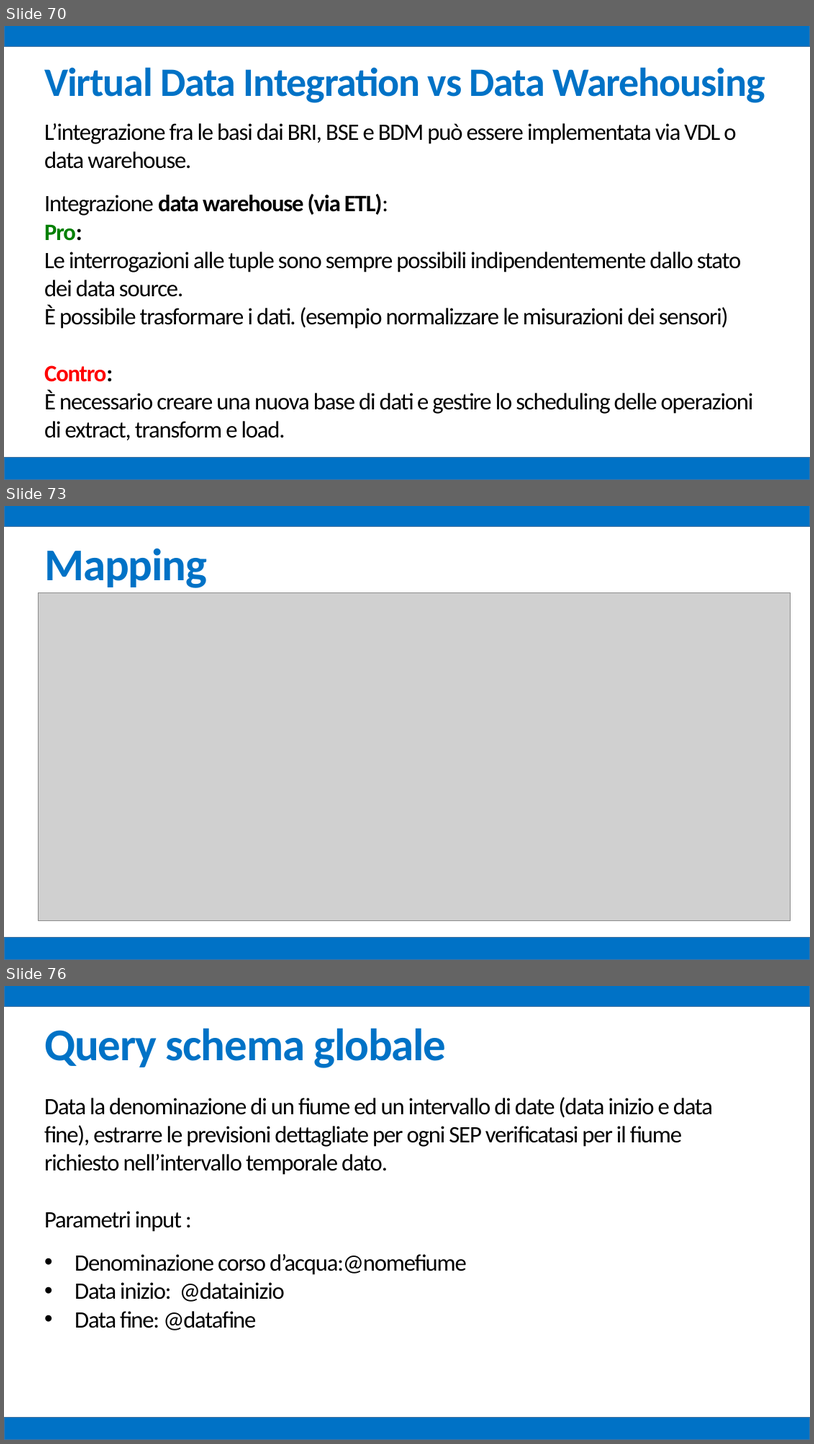
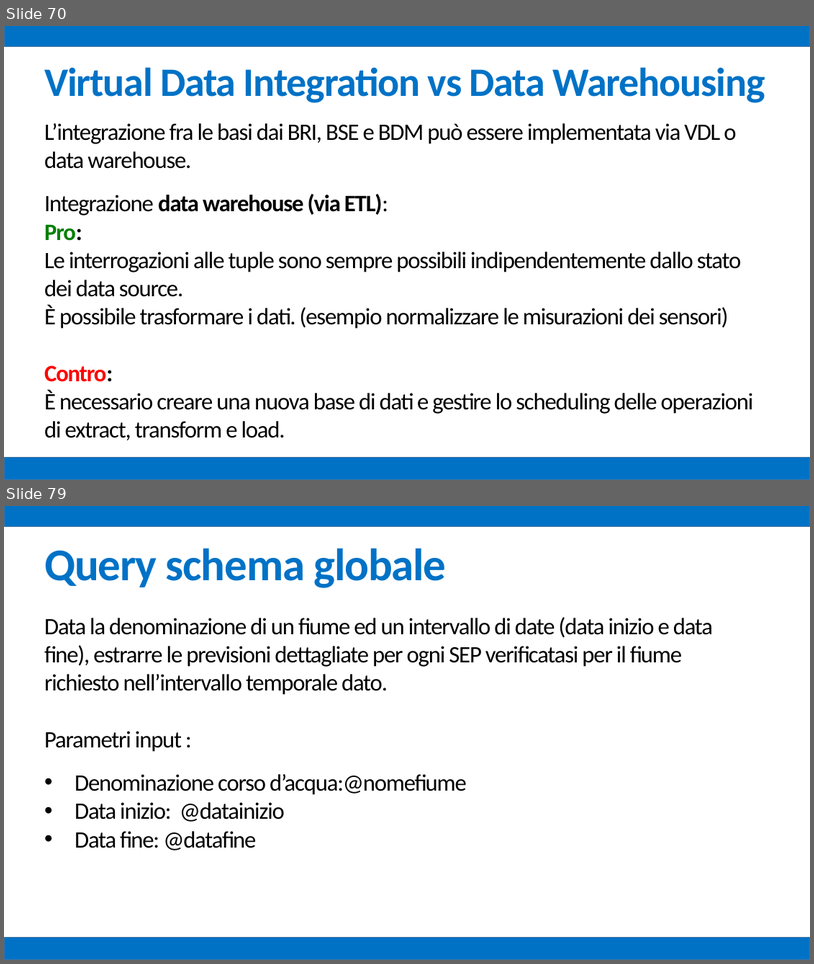
Before and after one commit to mz1991/ProgettoFebbraio2015, a slide deck: Febbraio 2015.pptx. Shown one above the other, each under a label of ours: slides 70, 73 and 76 before the commit, slides 70 and 79 after it; the slides between them are not shown. The pictures are 814x1444 and 814x964 pixels, drawn with LibreOffice and Linux fonts; fonts in the diff are those of the drawing; grey boxes stand for pictures. Boxes give left, top, right and bottom in pixels: in the first picture for what was removed or moved away, otherwise in the second. Text is boxed around its words. In the diff, an @@ line names an element or a change of style, - is before the commit and + after.

```diff
--- a/Febbraio 2015.pptx
+++ b/Febbraio 2015.pptx
@@ slide 73 removed at box(4, 506, 810, 960), background #FFFFFF @@
@@ rectangle removed at box(4, 506, 810, 527) @@
@@ text removed at box(44, 548, 207, 588) @@
-Mapping
@@ picture removed at box(39, 593, 790, 921) @@
@@ rectangle removed at box(4, 937, 810, 960) @@
@@ what was slide 76 is now slide 79 @@
```
Also in this commit, not shown: 2 slides changed, 8 slides added, 4 other slides removed, 1 other file.
